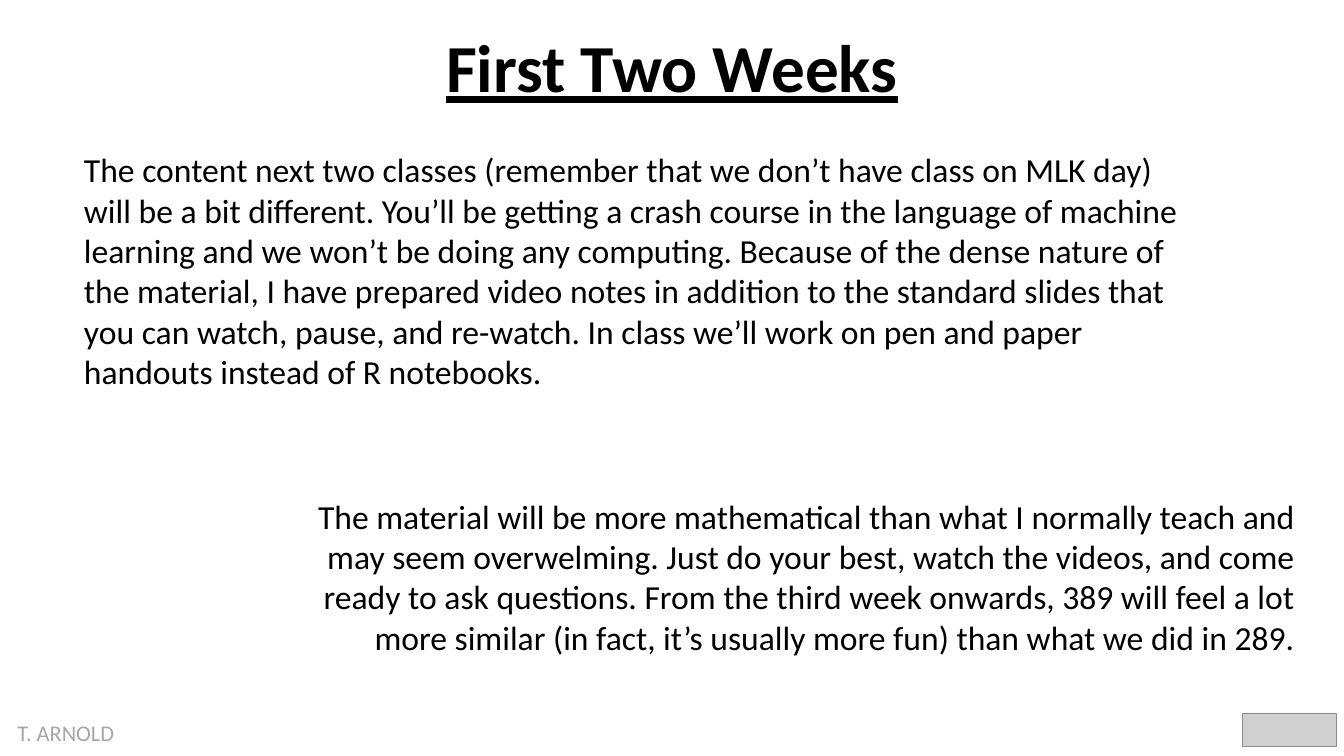
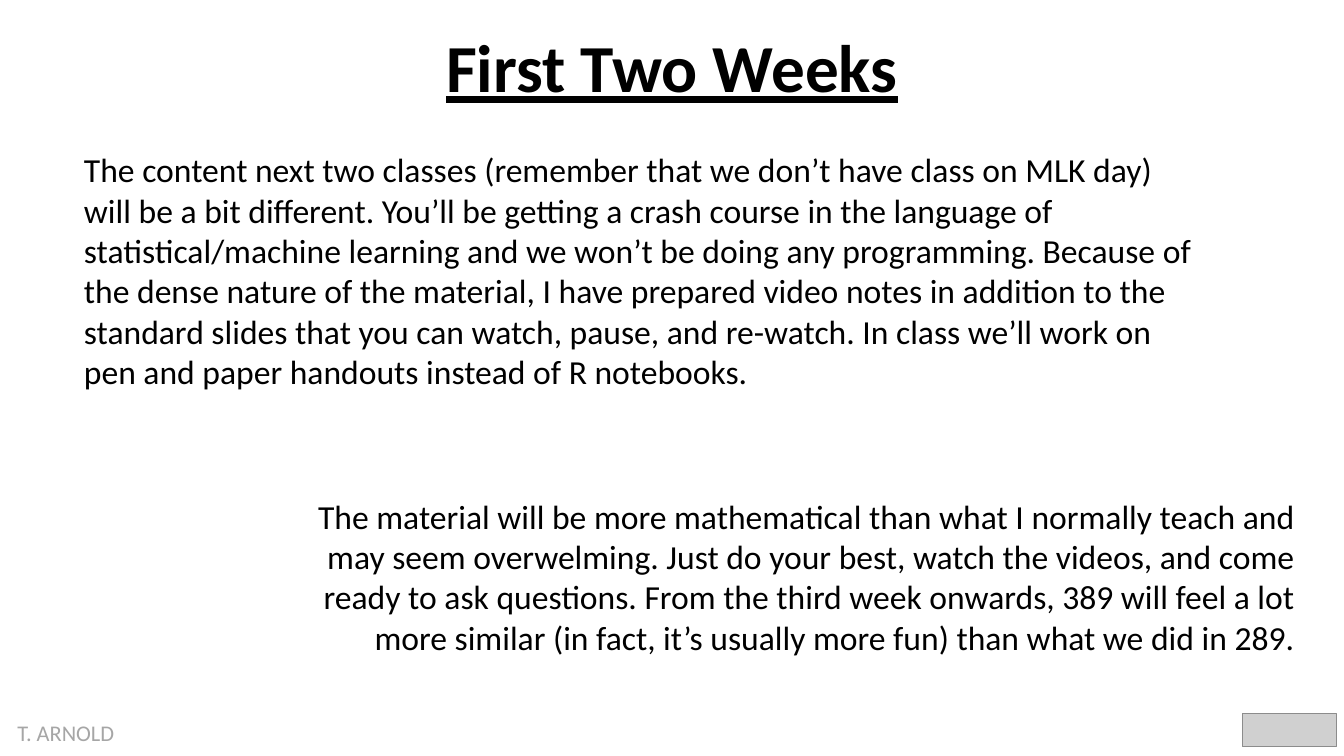
Before and after one commit to statsmaths/dsst389-s23, a slide deck: slide 17 of pslides/00_intro.pptx (slide 21 before the commit). Drawn at 1344x756 pixels with LibreOffice and Linux fonts; fonts in the diff are those of the drawing; grey boxes stand for pictures. Boxes give left, top, right and bottom in pixels: in the first picture for what was removed or moved away, otherwise in the second. Text is boxed around its words. In the diff, an @@ line names an element or a change of style, - is before the commit and + after.

```diff
--- a/pslides/00_intro.pptx
+++ b/pslides/00_intro.pptx
@@ text at [84, 157, 1191, 390]: text changed @@
-The content next two classes (remember that we don’t have class on MLK day) will be a bit different. You’ll be getting a crash course in the language of machine learning and we won’t be doing any computing. Because of the dense nature of the material, I have prepared video notes in addition to the standard slides that you can watch, pause, and re-watch. In class we’ll work on pen and paper handouts instead of R notebooks.
+The content next two classes (remember that we don’t have class on MLK day) will be a bit different. You’ll be getting a crash course in the language of statistical/machine learning and we won’t be doing any programming. Because of the dense nature of the material, I have prepared video notes in addition to the standard slides that you can watch, pause, and re-watch. In class we’ll work on pen and paper handouts instead of R notebooks.
```
Also in this commit, not shown: 2 other slides changed, 4 slides removed, 3 other files.
